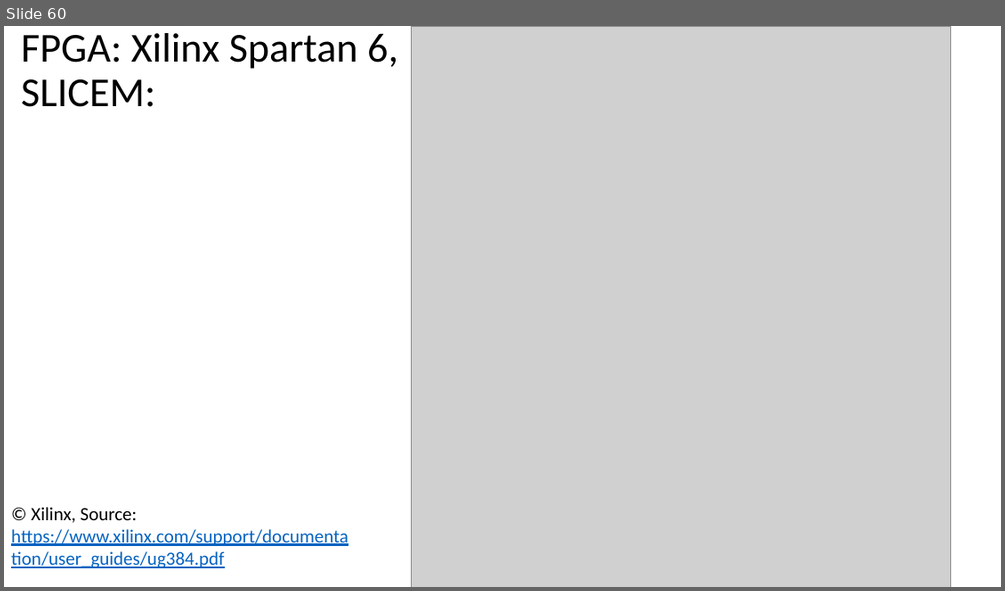
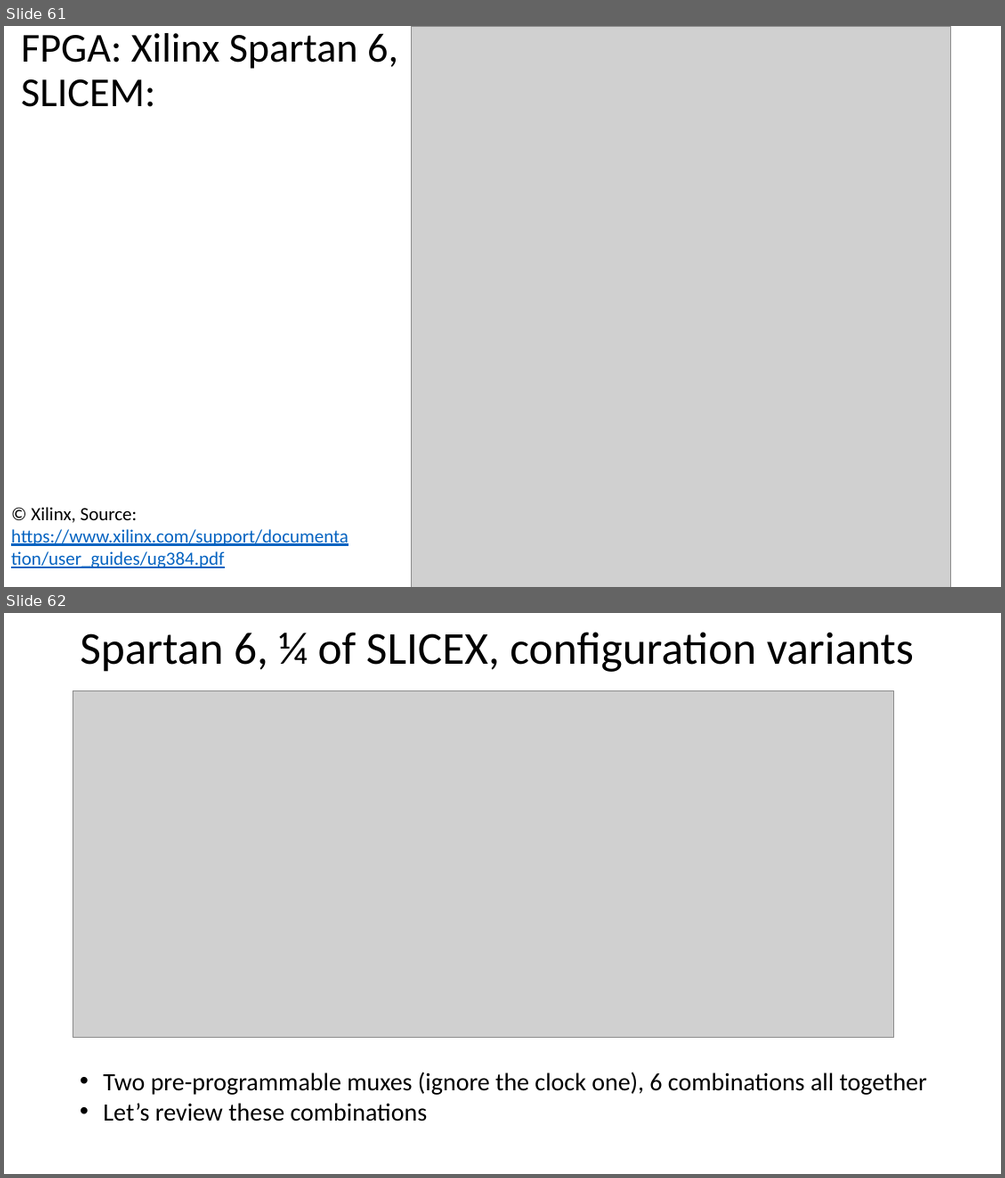
Before and after one commit to quarck/vhdl_intro, a slide deck: part2.pptx. Shown one above the other, each under a label of ours: slide 60 before the commit, slides 61 and 62 after it. The pictures are 1005x591 and 1005x1178 pixels, drawn with LibreOffice and Linux fonts; fonts in the diff are those of the drawing; grey boxes stand for pictures. Boxes give left, top, right and bottom in pixels: in the first picture for what was removed or moved away, otherwise in the second. Text is boxed around its words. In the diff, an @@ line names an element or a change of style, - is before the commit and + after.

Commit message:
This Is Spartan 6

```diff
--- a/part2.pptx
+++ b/part2.pptx
@@ slide 62 added at [4,613,1001,1174], background #FFFFFF @@
@@ title added at [80,632,914,672], 44 pt, text #000000 @@
+Spartan 6, ¼ of SLICEX, configuration variants
@@ picture added at [73,690,894,1037] @@
@@ text added at [103,1071,927,1121], 24 pt, text #000000 @@
+• Two pre-programmable muxes (ignore the clock one), 6 combinations all together
+• Let’s review these combinations
@@ what was slide 60 is now slide 61 @@
```
Also in this commit, not shown: 4 slides changed, 20 other slides added, 1 slide removed.
